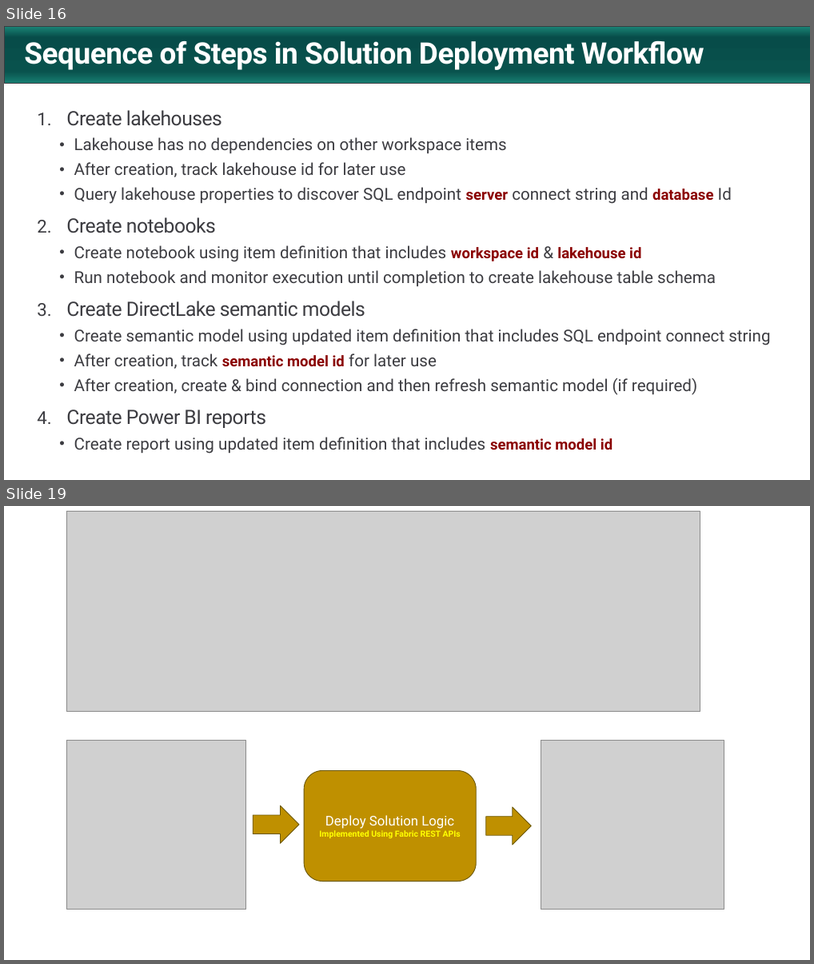
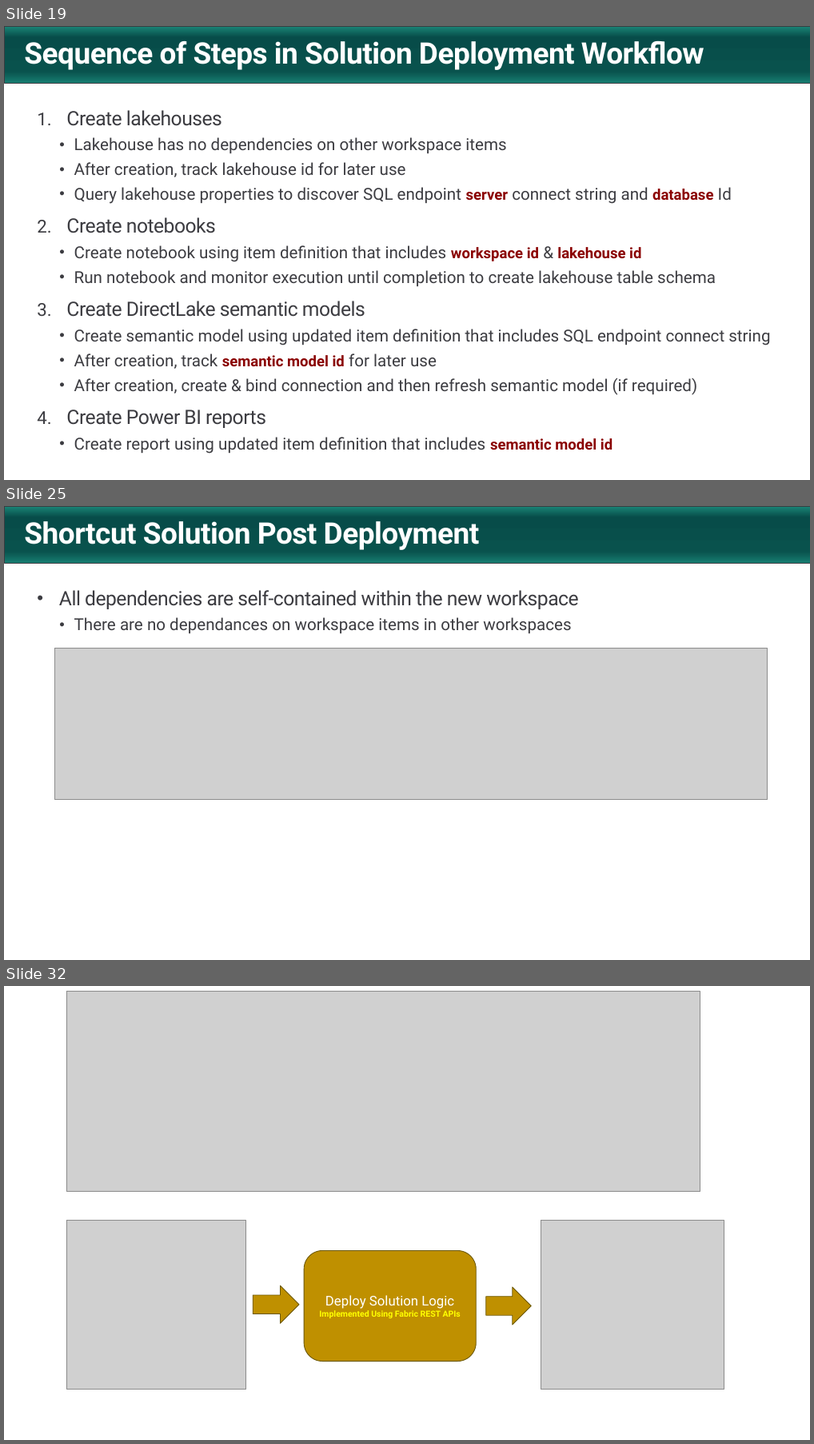
Before and after one commit to FabricDevCamp/FabricSolutionDeployment, a slide deck: docs/Automating Fabric Solution Deployment.pptx. Shown one above the other, each under a label of ours: slides 16 and 19 before the commit, slides 19, 25 and 32 after it; the slides between them are not shown. The pictures are 814x964 and 814x1444 pixels, drawn with LibreOffice and Linux fonts; fonts in the diff are those of the drawing; grey boxes stand for pictures; background and template pictures are left out. Boxes give left, top, right and bottom in pixels: in the first picture for what was removed or moved away, otherwise in the second. Text is boxed around its words. In the diff, an @@ line names an element or a change of style, - is before the commit and + after.

```diff
--- a/docs/Automating Fabric Solution Deployment.pptx
+++ b/docs/Automating Fabric Solution Deployment.pptx
@@ slide 25 added at <box>4,506,810,960</box>, background #FFFFFF; not listed: 1 template element that a slide beside it also shows @@
@@ title added at <box>24,521,480,550</box>, 36 pt, text #FFFFFF, bold @@
+Shortcut Solution Post Deployment
@@ text added at <box>59,590,578,633</box>, 20 pt, text #3C3C41 @@
+• All dependencies are self-contained within the new workspace
+  • There are no dependances on workspace items in other workspaces
@@ picture added at <box>55,648,768,800</box> @@
@@ what was slide 16 is now slide 19 @@
@@ what was slide 19 is now slide 32 @@
```
Also in this commit, not shown: 10 slides changed, 22 other slides added, 13 slides removed.
